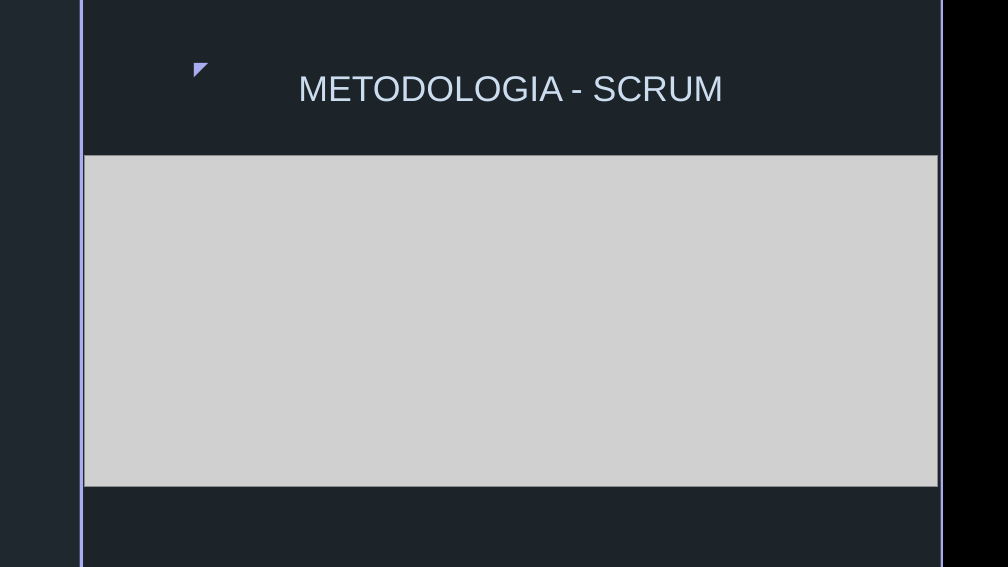
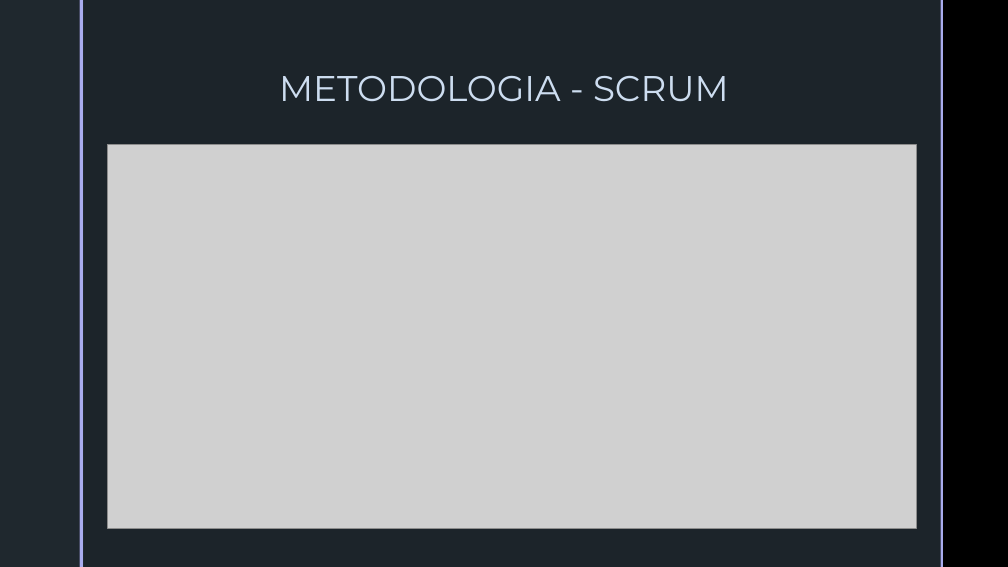
Before and after one commit to PedrcSantos/PS, a slide deck: slide 5 of ApresentacaoFinal.pptx. Drawn at 1008x567 pixels with LibreOffice and Linux fonts; fonts in the diff are those of the drawing; grey boxes stand for pictures; background and template pictures are left out. Boxes give left, top, right and bottom in pixels: in the first picture for what was removed or moved away, otherwise in the second. Text is boxed around its words. In the diff, an @@ line names an element or a change of style, - is before the commit and + after.

```diff
--- a/ApresentacaoFinal.pptx
+++ b/ApresentacaoFinal.pptx
@@ text removed at [181, 53, 216, 83] @@
-◤
@@ text "METODOLOGIA - SCRUM": place and size @@
-text "METODOLOGIA - SCRUM" at [298, 76, 724, 102]
+text "METODOLOGIA - SCRUM" at [279, 76, 729, 101]
@@ text "METODOLOGIA - SCRUM" at [279, 76, 729, 101]: font Arial to Montserrat @@
@@ picture: place and size @@
-picture at [85, 156, 938, 487]
+picture at [107, 144, 917, 528]
```
Also in this commit, not shown: 3 other slides changed, 3 slides added.
